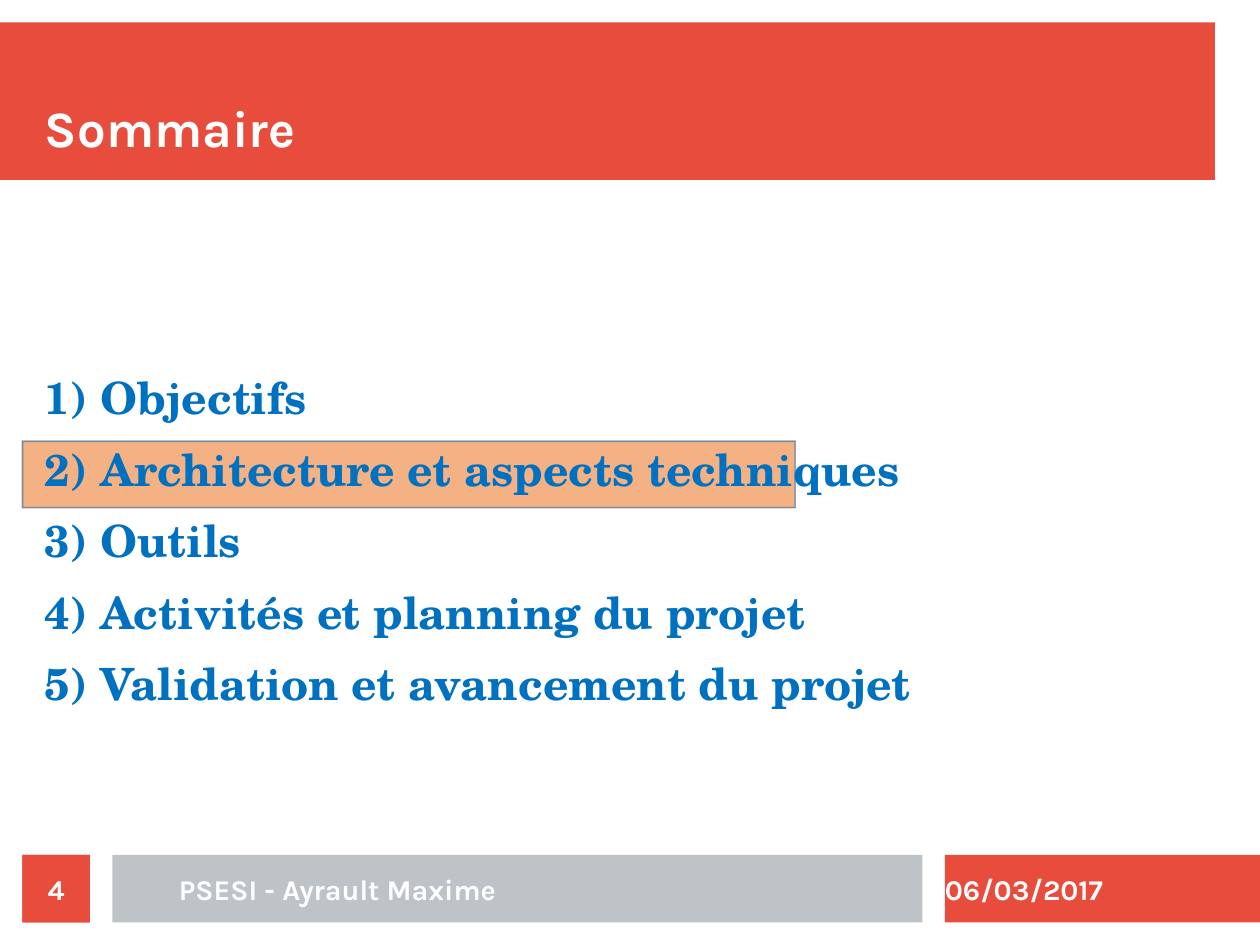
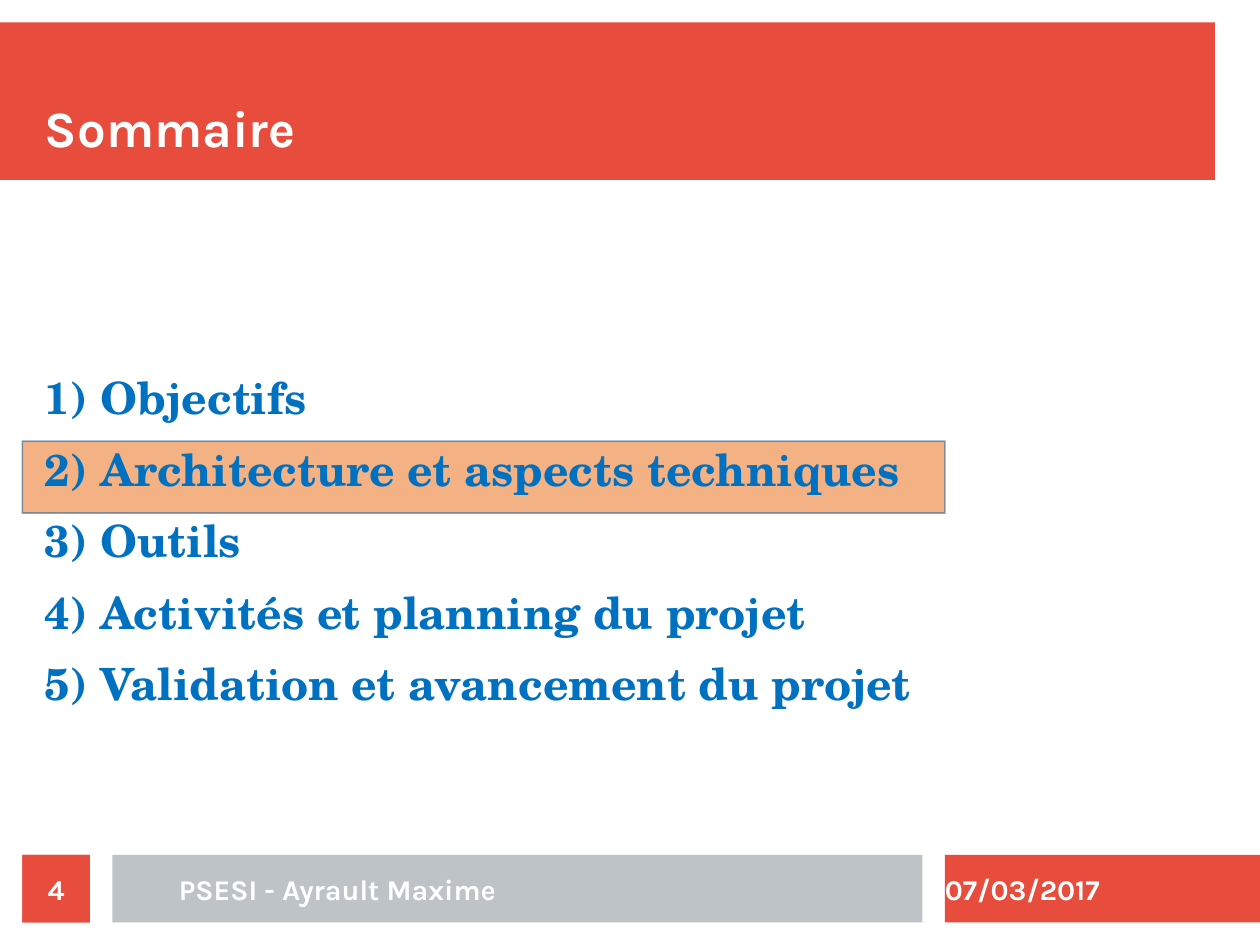
Before and after one commit to maximouth/CBI, a slide deck: slide 4 of Presentation/presentation.odp. Drawn at 1260x945 pixels with LibreOffice and Linux fonts; fonts in the diff are those of the drawing. Boxes give left, top, right and bottom in pixels: in the first picture for what was removed or moved away, otherwise in the second. Text is boxed around its words. In the diff, an @@ line names an element or a change of style, - is before the commit and + after.

```diff
--- a/Presentation/presentation.odp
+++ b/Presentation/presentation.odp
@@ freeform shape: place and size @@
-freeform shape at (23, 441, 796, 508)
+freeform shape at (23, 441, 946, 513)
@@ text at (945, 878, 1100, 903): text changed @@
-06/03/2017
+07/03/2017
```
Also in this commit, not shown: 19 other slides changed, 3 slides added.
